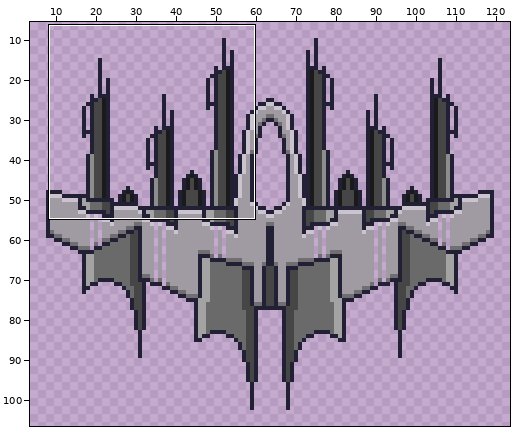
Sprite sheet, stored at Assets/Sprites/Ships/Empire/Artillery.png. The picture above shows the old version from afar; the outline marks the close-up.
Close-up. Earlier state:
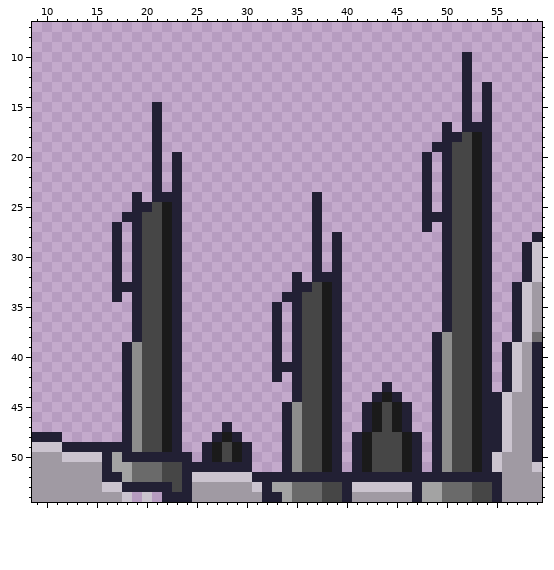
The file is 128x128 pixels. Shown: x 9..59, y 7..54. The old version is drawn lined up with the new one. The wide view leaves out empty margins. The commit also changed other parts of the picture, which this record leaves out.
Once edited:
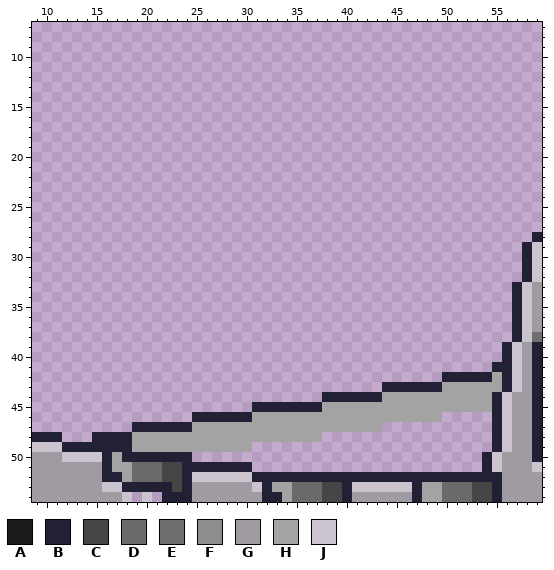
Palette (. is transparent): A #1a1a1a  B #222034  C #464646  D #6a6a6a  E #716e72  F #8d8d8d  G #a09aa3  H #a3a3a3  J #cbc4cf
Diff:
whole drawing moved by +0,-11 (the old picture is shown already moved)
Changed rows in their new state; - is an unchanged pixel.
first column x 15:
10 -------------------------------------.---
11 -------------------------------------.---
12 -------------------------------------.---
13 -------------------------------------.-.-
14 -------------------------------------.-.-
15 ------.------------------------------.-.-
16 ------.------------------------------.-.-
17 ------.----------------------------.-...-
18 ------.----------------------------.....-
19 ------.---------------------------......-
20 ------.-.------------------------.-.....-
21 ------.-.------------------------.-.....-
22 ------.-.------------------------.-.....-
23 ------.-.------------------------.-.....-
24 ----.-...-------------.----------.-.....-
25 ----.....-------------.----------.-.....-
26 ---......-------------.----------.......-
27 --.-.....-------------.----------.-.....-
28 --.-.....-------------.-.----------.....-
29 --.-.....-------------.-.----------.....-
30 --.-.....-------------.-.----------.....-
31 --.-.....-------------.-.----------.....-
32 --.-.....-----------.-...----------.....-
33 --.......-----------.....----------.....-
34 --.-.....----------......----------.....-
35 ----.....---------.-.....----------.....-
36 ----.....---------.-.....----------.....-
37 ----.....---------.-.....----------.....-
38 ----.....---------.-.....---------......-
39 ---......---------.-.....---------......-
40 ---......---------.-.....---------......-
41 ---......---------.......---------......B
42 ---......---------.-.....---------.BBBB-H
43 ---......-----------.....-----BBBB-HHHHHH
44 ---......-----------...B-BBB-HHHHHHHHHHH-
45 ---......-------BBB-BBBHHHHHHHHHHHHHHHHH-
46 ---......-BBBBBBHHHHHHHHHHHHHHHHHHH.....-
47 ---.BBBB-BHHHHHHHHHHHHHHHHHHH...--......-
48 BBB-HHHHHHHHHHHHHHHHHHH..-.......-......-
49 ----HHHHHHHHHHHH---......-.......-......-
50 -----------.....---......-.......-.....--
51 -------------------......-.......-.....--
Boxes around the changes in both close-ups, in picture pixels (x1, y1, x2, y2):
changed: (92, 52, 502, 472)
